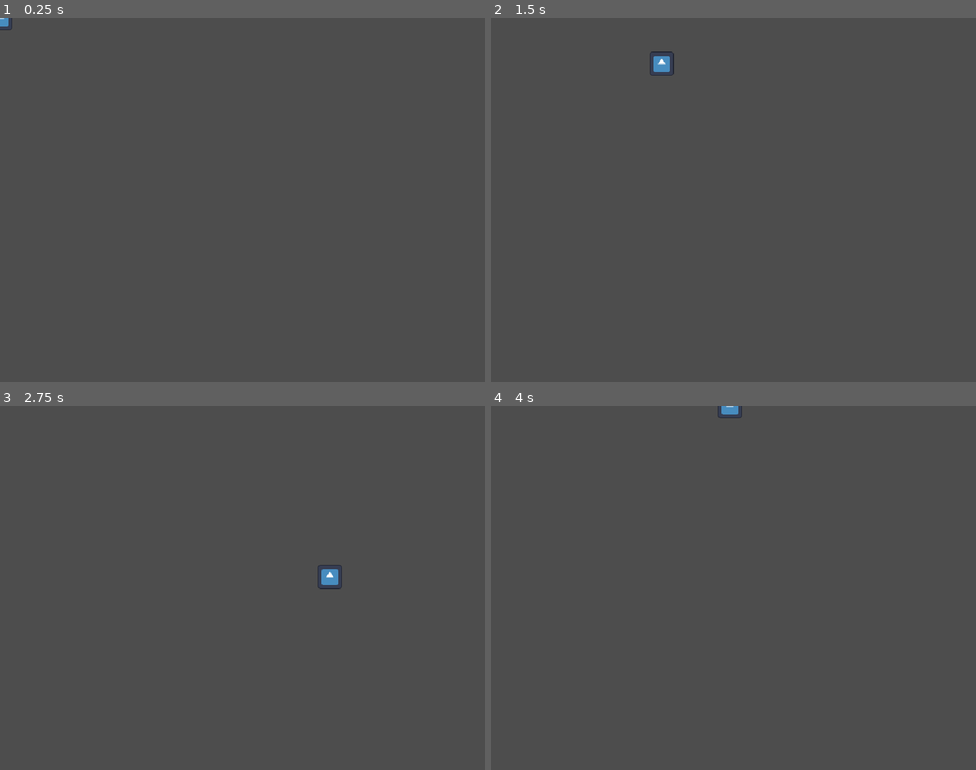
Above: before the commit, frames 1-4 (two rows, left to right).
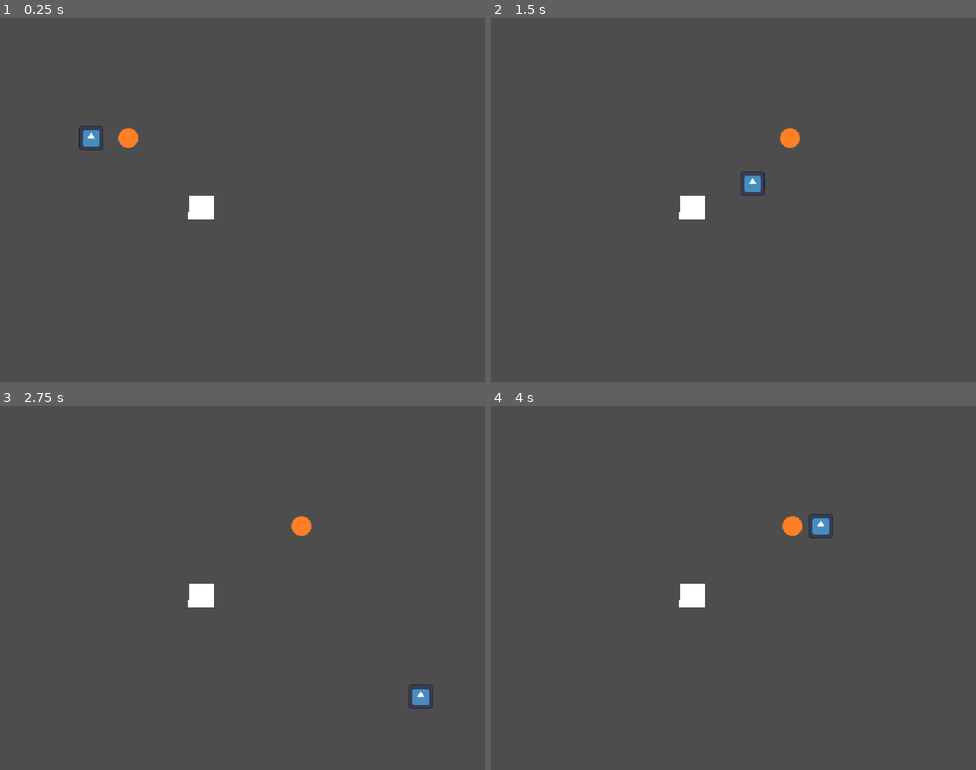
Above: after the commit, the same moments.

Repository: wispykey/UBCGD-Team-14
Game: Godot game, scene res://Prototyping/Amanda/PushObjectMap.tscn
Same seed, same stepped clock (60 frames per second), same inputs: the game is played once before the commit and once after it. Before the commit the project starts from res://Player/player.tscn. The engine's default icon, where the game draws it, is replaced by a stand-in: a white triangle on a blue panel in a dark square. Sound files missing from this copy of the repository are replaced by a short silence.
Inputs:
- Up to frame 1 (0.25 s): no input
- Up to frame 2 (1.5 s): tap Enter at 0.5 s; hold D (move_right) 0.53-1.28 s; hold S (move_down) from 1.28 s (still down)
- Up to frame 3 (2.75 s): release S (move_down) at 2.03 s; hold D (move_right) from 2.03 s (still down)
- Up to frame 4 (4 s): release D (move_right) at 2.78 s; hold W (move_up) 2.78-3.53 s; hold A (move_left) from 3.53 s (still down)

The runs differ from the first frame. In frame 1, 0.8% of the frame differs, in the area x 0-45%, y 0-56%; in frame 2, 0.9%, in the area x 32-64%, y 9-56%; in frame 3, 0.9%; in frame 4, 0.8%.

Commit message:
Added prototype pushable object

Diff:
--- /dev/null
+++ b/Prototyping/Amanda/DetectPushable.tscn
@@ -0,0 +1,23 @@
+[gd_scene load_steps=3 format=3 uid="uid://cm8uykdybf3rw"]
+
+[ext_resource type="Script" path="res://Prototyping/Amanda/area_2d.gd" id="1_ol60q"]
+[ext_resource type="Script" path="res://Prototyping/Amanda/collision_polygon_2d.gd" id="2_u48t6"]
+
+[node name="DetectPushable" type="Node2D"]
+
+[node name="Area2D" type="Area2D" parent="."]
+script = ExtResource("1_ol60q")
+
+[node name="CollisionPolygon2D" type="CollisionPolygon2D" parent="Area2D"]
+position = Vector2(193.82, 16.9014)
+scale = Vector2(0.0672395, 0.0672395)
+polygon = PackedVector2Array(358, 327, 814, 327, 806, 763, 350, 755)
+script = ExtResource("2_u48t6")
+
+[node name="Polygon2D" type="Polygon2D" parent="Area2D"]
+position = Vector2(190.438, 12.2261)
+scale = Vector2(0.0736776, 0.0736776)
+polygon = PackedVector2Array(358, 337, 812, 337, 806, 755, 352, 757)
+
+[connection signal="body_entered" from="Area2D" to="Area2D" method="_on_body_entered"]
+[connection signal="body_exited" from="Area2D" to="Area2D" method="_on_body_exited"]
--- /dev/null
+++ b/Prototyping/Amanda/PushObject.tscn
@@ -0,0 +1,22 @@
+[gd_scene load_steps=3 format=3 uid="uid://8m5s3ljeiqj4"]
+
+[ext_resource type="Texture2D" uid="uid://bwke0uchycnoa" path="res://Assets/Objects/orange_circle.png" id="1_4svad"]
+
+[sub_resource type="CircleShape2D" id="CircleShape2D_p0gno"]
+radius = 13.0384
+
+[node name="PushObject" type="Node2D"]
+position = Vector2(499, 389)
+
+[node name="RigidBody2D" type="RigidBody2D" parent="."]
+gravity_scale = 0.0
+linear_damp = 10.0
+
+[node name="Sprite2D" type="Sprite2D" parent="RigidBody2D"]
+position = Vector2(-15, -15)
+scale = Vector2(0.937501, 0.937501)
+texture = ExtResource("1_4svad")
+
+[node name="CollisionShape2D" type="CollisionShape2D" parent="RigidBody2D"]
+position = Vector2(-15, -15)
+shape = SubResource("CircleShape2D_p0gno")
--- /dev/null
+++ b/Prototyping/Amanda/PushObjectMap.tscn
@@ -0,0 +1,16 @@
+[gd_scene load_steps=4 format=3 uid="uid://crn8kyap6gw6s"]
+
+[ext_resource type="PackedScene" uid="uid://8m5s3ljeiqj4" path="res://Prototyping/Amanda/PushObject.tscn" id="1_se7kf"]
+[ext_resource type="PackedScene" uid="uid://dvoike71nfwno" path="res://Prototyping/Amanda/TestPlayer/player.tscn" id="2_5sfvr"]
+[ext_resource type="PackedScene" uid="uid://cm8uykdybf3rw" path="res://Prototyping/Amanda/DetectPushable.tscn" id="3_uyf4s"]
+
+[node name="PushObjectMap" type="Node2D"]
+
+[node name="DetectPushable" parent="." instance=ExtResource("3_uyf4s")]
+position = Vector2(32, 197)
+
+[node name="PushObject" parent="." instance=ExtResource("1_se7kf")]
+position = Vector2(184, 173)
+
+[node name="Player" parent="." instance=ExtResource("2_5sfvr")]
+position = Vector2(120, 158)
--- /dev/null
+++ b/Prototyping/Amanda/TestPlayer/player.gd
@@ -0,0 +1,23 @@
+extends CharacterBody2D
+
+
+const SPEED = 300.0
+const JUMP_VELOCITY = -400.0
+
+
+func _physics_process(delta: float) -> void:
+	# Get the input direction and handle the movement/deceleration.
+	# As good practice, you should replace UI actions with custom gameplay actions.
+	var x_movement := Input.get_axis("move_left","move_right")
+	if x_movement:
+		velocity.x = x_movement * SPEED
+	else:
+		velocity.x = move_toward(velocity.x, 0, SPEED)
+
+	var y_movement := Input.get_axis("move_up","move_down")
+	if y_movement:
+		velocity.y = y_movement * SPEED
+	else:
+		velocity.y = move_toward(velocity.x, 0, SPEED)
+
+	move_and_slide()
--- /dev/null
+++ b/Prototyping/Amanda/TestPlayer/player.tscn
@@ -0,0 +1,34 @@
+[gd_scene load_steps=6 format=3 uid="uid://dvoike71nfwno"]
+
+[ext_resource type="Script" path="res://Player/player.gd" id="1_s00m5"]
+[ext_resource type="Texture2D" uid="uid://bj1opts1hno8w" path="res://Assets/icon.svg" id="2_66ock"]
+
+[sub_resource type="RectangleShape2D" id="RectangleShape2D_1hcu4"]
+
+[sub_resource type="RectangleShape2D" id="RectangleShape2D_qikx4"]
+size = Vector2(29, 30)
+
+[sub_resource type="SpriteFrames" id="SpriteFrames_dhpnv"]
+animations = [{
+"frames": [{
+"duration": 1.0,
+"texture": ExtResource("2_66ock")
+}],
+"loop": true,
+"name": &"default",
+"speed": 5.0
+}]
+
+[node name="Player" type="CharacterBody2D"]
+collision_mask = 0
+script = ExtResource("1_s00m5")
+
+[node name="Hitbox" type="CollisionShape2D" parent="."]
+shape = SubResource("RectangleShape2D_1hcu4")
+
+[node name="TerrainCollider" type="CollisionShape2D" parent="."]
+position = Vector2(0.5, 0)
+shape = SubResource("RectangleShape2D_qikx4")
+
+[node name="AnimatedSprite2D" type="AnimatedSprite2D" parent="."]
+sprite_frames = SubResource("SpriteFrames_dhpnv")
--- /dev/null
+++ b/Prototyping/Amanda/area_2d.gd
@@ -0,0 +1,23 @@
+extends Area2D
+
+@onready var polygon2d = $Polygon2D
+
+# Called when the node enters the scene tree for the first time.
+func _ready() -> void:
+	pass # Replace with function body.
+
+
+# Called every frame. 'delta' is the elapsed time since the previous frame.
+func _process(delta: float) -> void:
+	pass
+
+
+func _on_body_entered(body: Node2D) -> void:
+	if body is RigidBody2D:
+		polygon2d.set_color(Color(0,0,0,1)) # Replace with function body.
+
+
+
+func _on_body_exited(body: Node2D) -> void:
+	if body is RigidBody2D:
+		polygon2d.set_color(Color(255,255,255,1)) # Replace with function body.
--- /dev/null
+++ b/Prototyping/Amanda/collision_polygon_2d.gd
@@ -0,0 +1,11 @@
+extends CollisionPolygon2D
+
+
+# Called when the node enters the scene tree for the first time.
+func _ready() -> void:
+	pass # Replace with function body.
+
+
+# Called every frame. 'delta' is the elapsed time since the previous frame.
+func _process(delta: float) -> void:
+	pass
--- /dev/null
+++ b/Prototyping/Amanda/polygon_2d.gd
@@ -0,0 +1,13 @@
+extends Polygon2D
+
+@onready var polygon_2d = $Polygon2D
+@onready var collision = $CollisionPolygon2D
+
+# Called when the node enters the scene tree for the first time.
+func _ready() -> void:
+	collision.polygon = polygon_2d.polygon
+
+
+# Called every frame. 'delta' is the elapsed time since the previous frame.
+func _process(delta: float) -> void:
+	pass
--- a/project.godot
+++ b/project.godot
@@ -11,7 +11,7 @@
 [application]
 
 config/name="New Game Project"
-run/main_scene="res://Player/player.tscn"
+run/main_scene="res://Prototyping/Amanda/PushObjectMap.tscn"
 config/features=PackedStringArray("4.3", "Forward Plus")
 config/icon="res://Assets/icon.svg"
 
Not shown, added: .DS_Store
